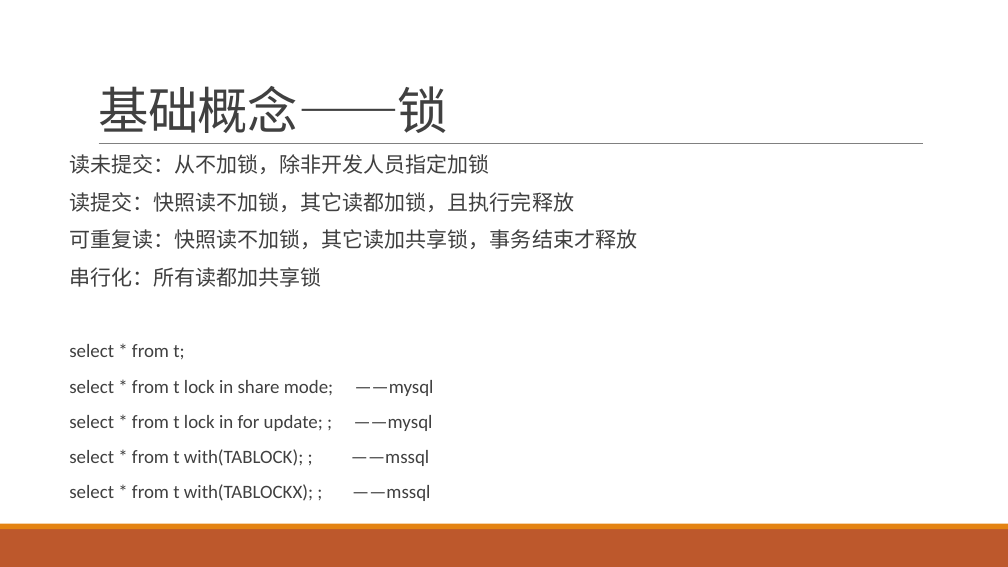
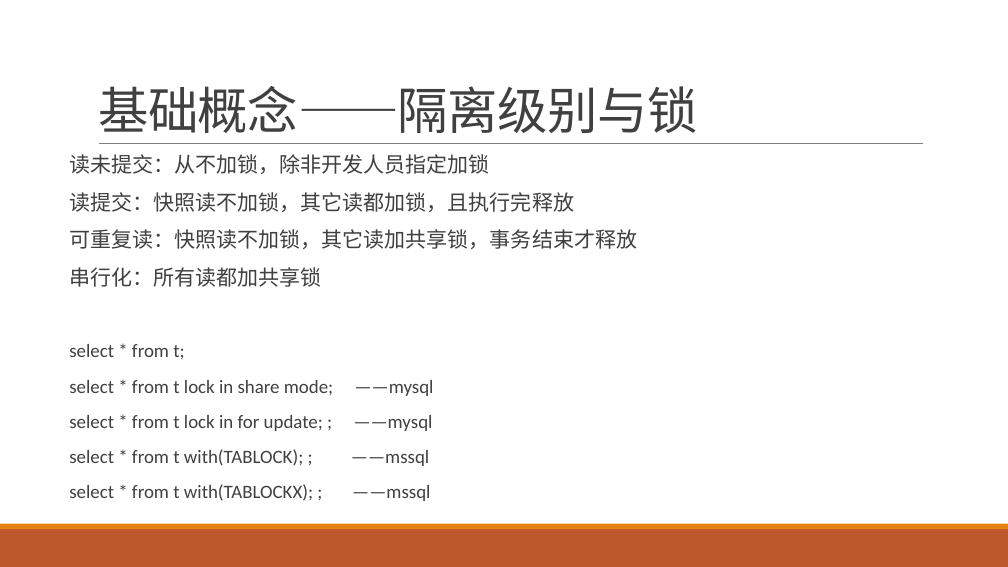
Before and after one commit to jaspone/notes, a slide deck: slide 13 of mysql分享.pptx (slide 15 before the commit). Drawn at 1008x567 pixels with LibreOffice and Linux fonts; fonts in the diff are those of the drawing. Boxes give left, top, right and bottom in pixels: in the first picture for what was removed or moved away, otherwise in the second. Text is boxed around its words. In the diff, an @@ line names an element or a change of style, - is before the commit and + after.

```diff
--- a/mysql分享.pptx
+++ b/mysql分享.pptx
@@ title at box(98, 86, 697, 133): text changed @@
-基础概念——锁
+基础概念——隔离级别与锁
```
Also in this commit, not shown: 3 other slides changed, 1 slide added, 2 slides removed.
